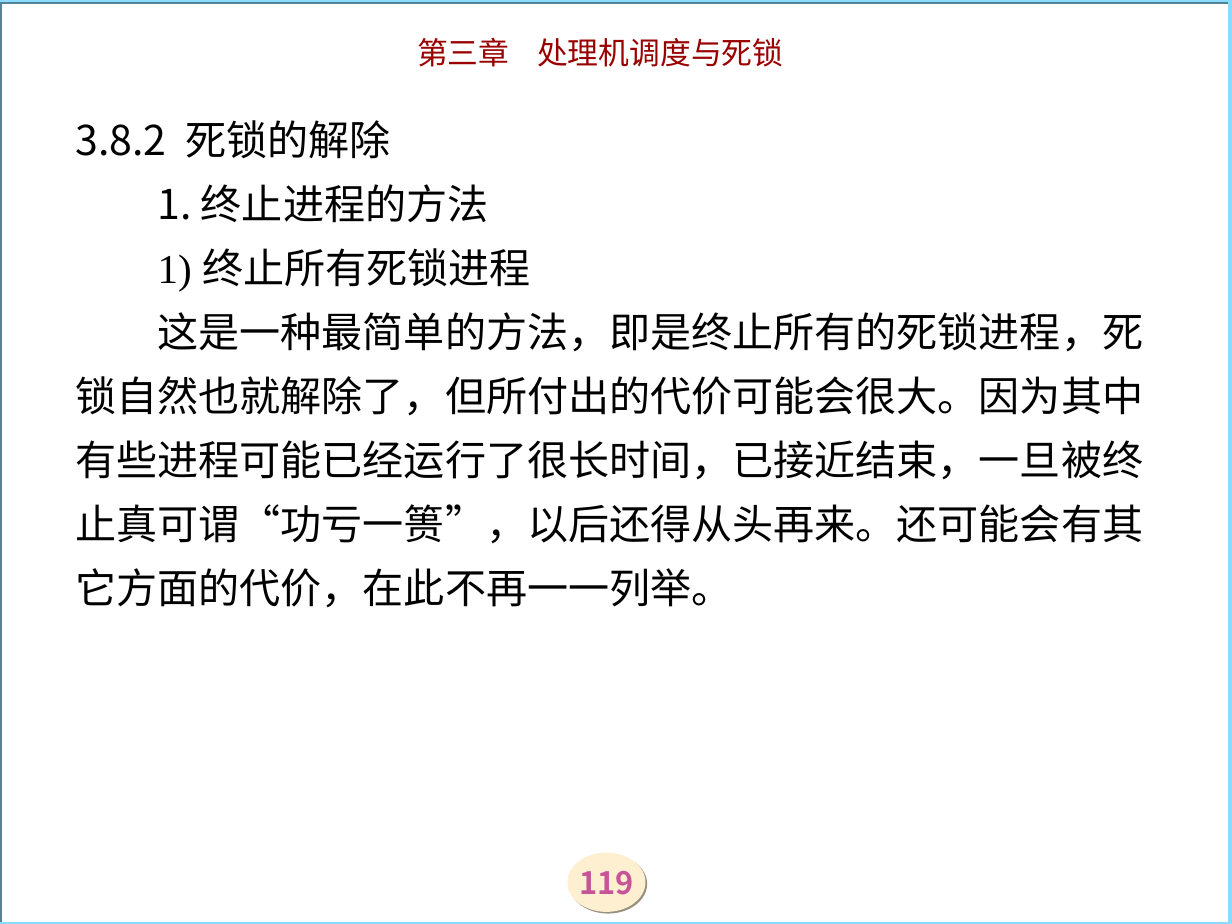
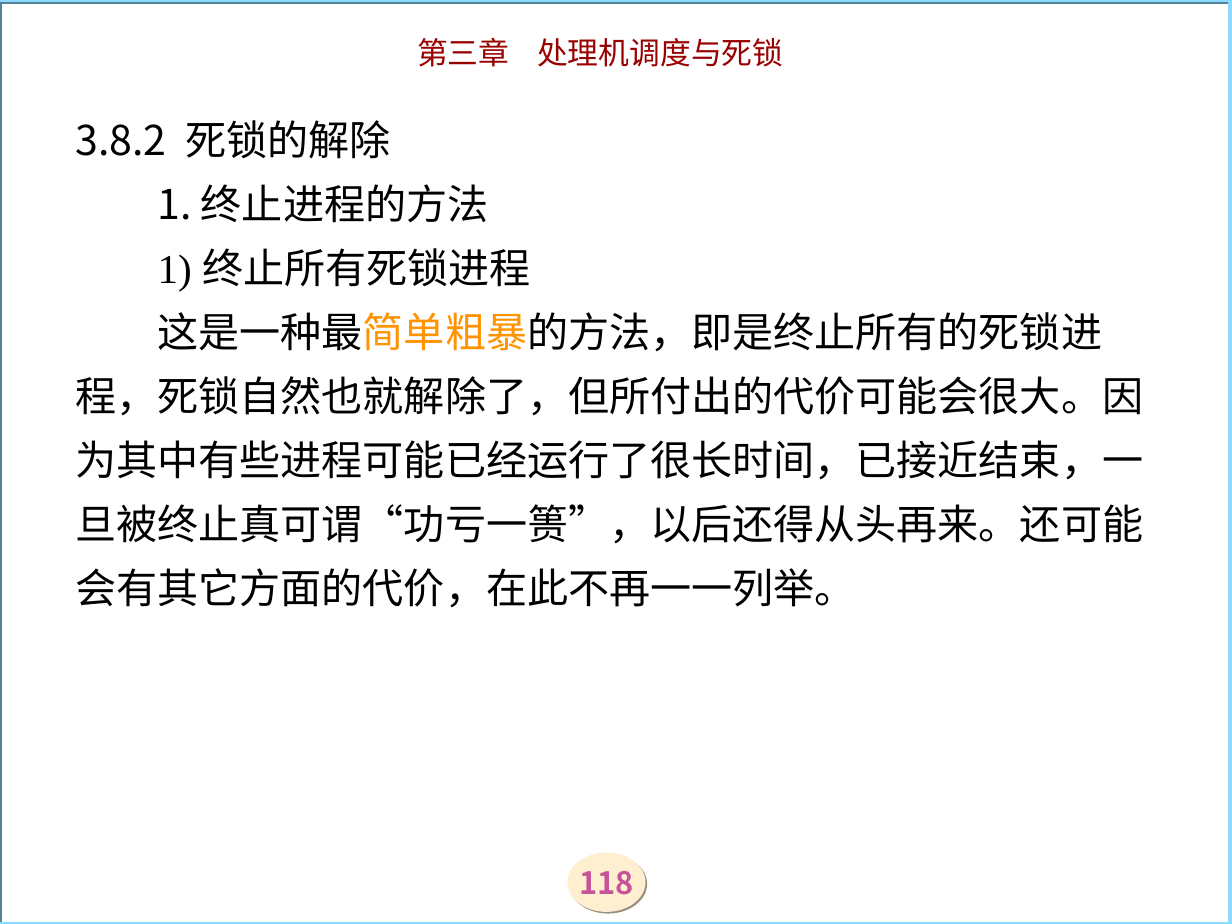
Before and after one commit to zjyesir/hmc_OS, a slide deck: slide 118 of ppt/3调度和死锁.ppt (slide 119 before the commit). Drawn at 1232x924 pixels with LibreOffice and Linux fonts; fonts in the diff are those of the drawing; background and template pictures are left out. Boxes give left, top, right and bottom in pixels: in the first picture for what was removed or moved away, otherwise in the second. Text is boxed around its words. In the diff, an @@ line names an element or a change of style, - is before the commit and + after.

```diff
--- a/ppt/3调度和死锁.ppt
+++ b/ppt/3调度和死锁.ppt
@@ title at [75, 120, 1143, 608]: text changed @@
-3.8.2 死锁的解除
-1. 终止进程的方法
-1) 终止所有死锁进程
-这是一种最简单的方法，即是终止所有的死锁进程，死锁自然也就解除了，但所付出的代价可能会很大。因为其中有些进程可能已经运行了很长时间，已接近结束，一旦被终止真可谓“功亏一篑”，以后还得从头再来。还可能会有其它方面的代价，在此不再一一列举。
+3.8.2 死锁的解除
+1. 终止进程的方法
+1) 终止所有死锁进程
+这是一种最简单粗暴的方法，即是终止所有的死锁进程，死锁自然也就解除了，但所付出的代价可能会很大。因为其中有些进程可能已经运行了很长时间，已接近结束，一旦被终止真可谓“功亏一篑”，以后还得从头再来。还可能会有其它方面的代价，在此不再一一列举。
@@ page number at [579, 871, 633, 895]: text changed @@
-119
+118
```
Also in this commit, not shown: 10 other slides changed, 1 slide added, 7 slides removed.
